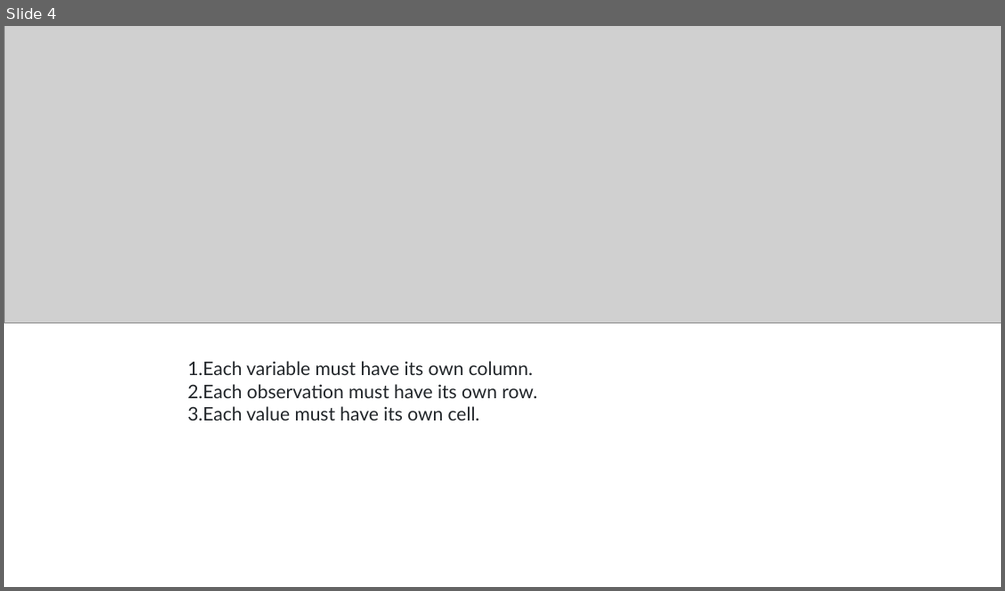
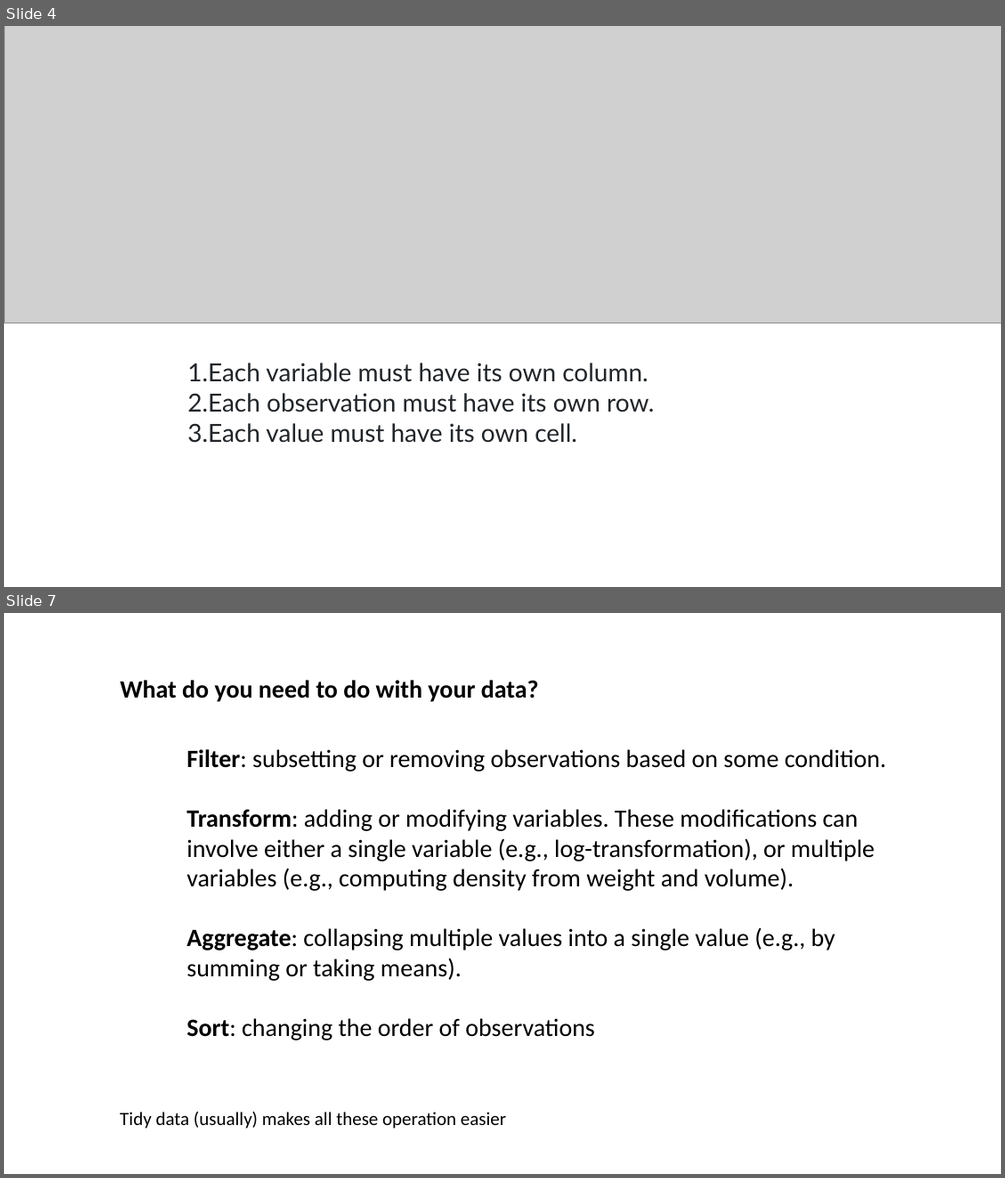
Before and after one commit to nicksavill/DEB_development, a slide deck: Week_2/TIdy_data.pptx. Shown one above the other, each under a label of ours: slide 4 before the commit, slides 4 and 7 after it; the slides between them are not shown. The pictures are 1005x591 and 1005x1178 pixels, drawn with LibreOffice and Linux fonts; fonts in the diff are those of the drawing; grey boxes stand for pictures. Boxes give left, top, right and bottom in pixels: in the first picture for what was removed or moved away, otherwise in the second. Text is boxed around its words. In the diff, an @@ line names an element or a change of style, - is before the commit and + after.

```diff
--- a/Week_2/TIdy_data.pptx
+++ b/Week_2/TIdy_data.pptx
@@ slide 7 added at box(4, 613, 1001, 1174), background #FFFFFF @@
@@ text added at box(120, 680, 539, 702), 24 pt, text #000000, bold @@
+What do you need to do with your data?
@@ text added at box(186, 749, 886, 1040), 24 pt, text #000000 @@
+Filter: subsetting or removing observations based on some condition.
+Transform: adding or modifying variables. These modifications can involve either a single variable (e.g., log-transformation), or multiple variables (e.g., computing density from weight and volume).
+Aggregate: collapsing multiple values into a single value (e.g., by summing or taking means).
+Sort: changing the order of observations
@@ text added at box(120, 1111, 506, 1128), 18 pt, text #000000 @@
+Tidy data (usually) makes all these operation easier
@@ slide 4 changed as well @@
@@ text "Each variable must have its ..." at box(187, 362, 654, 443): size 18 to 24 pt @@
```
Also in this commit, not shown: 3 other slides changed, 6 other slides added, 13 other files.
